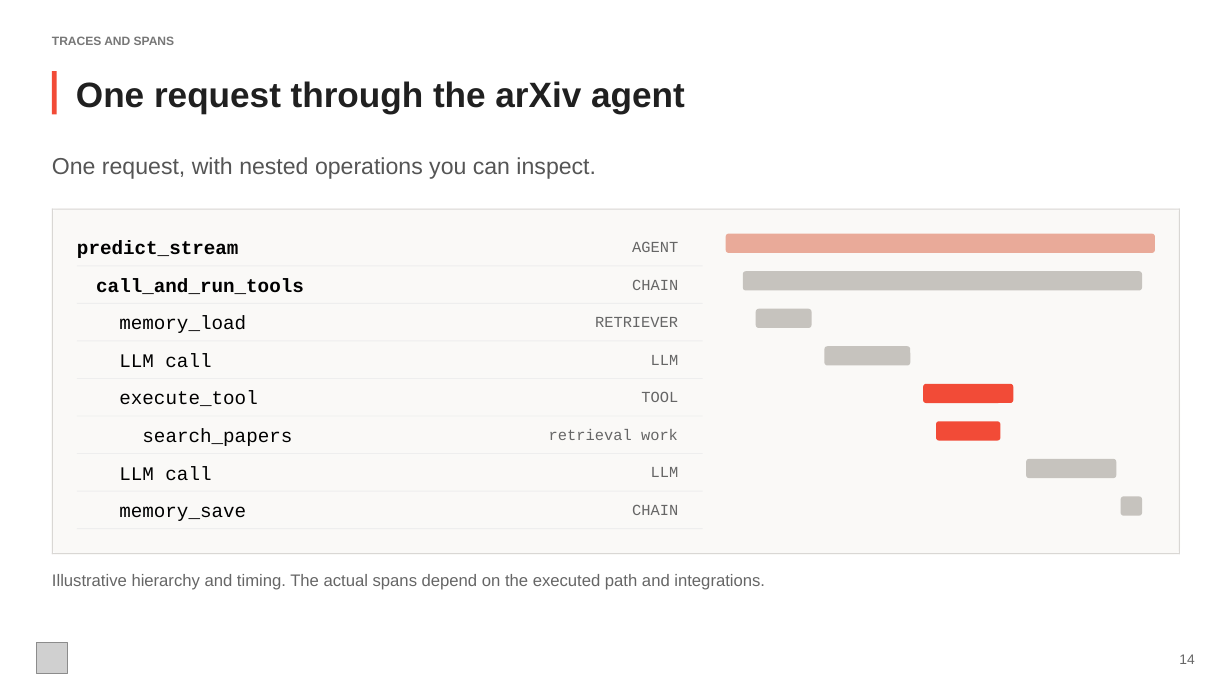
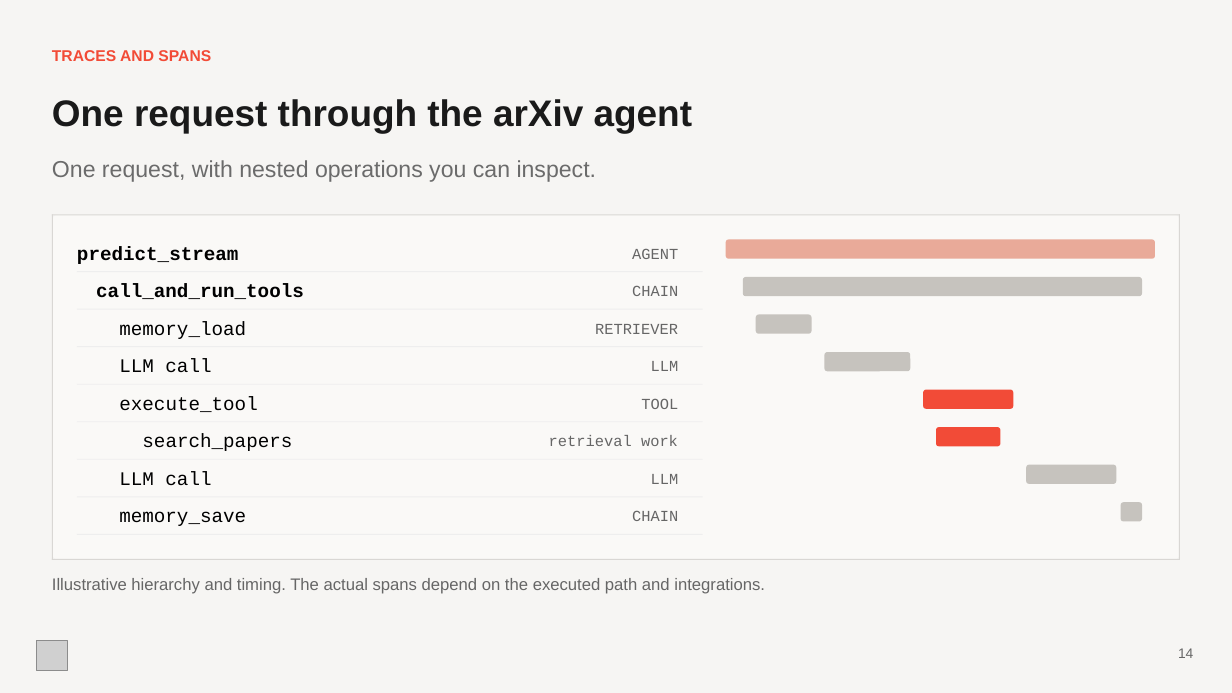
Before and after one commit to evangoh122/course-code-hub, a slide deck: slide 14 of presentations/lecture4.pptx. Drawn at 1232x693 pixels with LibreOffice and Linux fonts; fonts in the diff are those of the drawing; grey boxes stand for pictures. Boxes give left, top, right and bottom in pixels: in the first picture for what was removed or moved away, otherwise in the second. Text is boxed around its words. In the diff, an @@ line names an element or a change of style, - is before the commit and + after.

```diff
--- a/presentations/lecture4.pptx
+++ b/presentations/lecture4.pptx
@@ background #FFFFFF to #F6F5F3 @@
@@ text "TRACES AND SPANS": place and size @@
-text "TRACES AND SPANS" at (52,36,175,45)
+text "TRACES AND SPANS" at (52,50,211,61)
@@ text "TRACES AND SPANS" at (52,50,211,61): size 9.4 to 12.2 pt, text colour #777777 to #F24B37 @@
@@ rectangle removed at (52,71,56,115) @@
@@ text "One request through the arXiv ...": place and size @@
-text "One request through the arXiv ..." at (76,81,685,113)
+text "One request through the arXiv ..." at (52,99,692,133)
@@ text "One request through the arXiv ..." at (52,99,692,133): size 27.4 to 28.8 pt, text colour #202020 to #1A1A1A @@
@@ text "One request, with nested operations ..." at (52,160,597,182): text colour #555555 to #6B6B6B @@
@@ rounded rectangle added at (726,239,1155,259), fill #E9AA99 @@
@@ rounded rectangle: place and size @@
-rounded rectangle at (726,234,1155,253)
+rounded rectangle at (743,277,1142,297)
@@ rounded rectangle at (743,277,1142,297): fill #E9AA99 to #C6C3BE @@
@@ rectangle: place and size @@
-rectangle at (77,265,702,266)
+rectangle at (77,309,702,310)
@@ rounded rectangle: place and size @@
-rounded rectangle at (743,271,1142,290)
+rounded rectangle at (756,314,811,334)
@@ rounded rectangle: place and size @@
-rounded rectangle at (756,309,811,328)
+rounded rectangle at (824,352,910,372)
@@ rectangle: place and size @@
-rectangle at (77,340,702,341)
+rectangle at (77,384,702,384)
@@ rounded rectangle: place and size @@
-rounded rectangle at (824,347,910,366)
+rounded rectangle at (923,390,1014,409)
@@ rounded rectangle at (923,390,1014,409): fill #C6C3BE to #F24B37 @@
@@ rounded rectangle: place and size @@
-rounded rectangle at (923,384,1014,403)
+rounded rectangle at (936,427,1001,446)
@@ rounded rectangle: place and size @@
-rounded rectangle at (936,421,1001,441)
+rounded rectangle at (1027,465,1117,484)
@@ rounded rectangle at (1027,465,1117,484): fill #F24B37 to #C6C3BE @@
@@ rounded rectangle: place and size @@
-rounded rectangle at (1027,459,1117,479)
+rounded rectangle at (1121,502,1142,521)
@@ rounded rectangle removed at (1121,496,1142,516) @@
@@ 16 texts, 4 rectangles, 1 rounded rectangle: place and size @@
-16 texts, 4 rectangles, 1 rounded rectangle at (52,209,1180,555)
+16 texts, 4 rectangles, 1 rounded rectangle at (52,214,1180,560)
@@ text "Illustrative hierarchy and timing. The ...": place and size @@
-text "Illustrative hierarchy and timing. The ..." at (52,574,765,590)
+text "Illustrative hierarchy and timing. The ..." at (52,578,765,594)
@@ text "14": place and size @@
-text "14" at (1179,654,1194,664)
+text "14" at (1178,648,1193,658)
```
Also in this commit, not shown: 41 other slides changed, 3 slides added, 3 slides removed, 5 other files.
